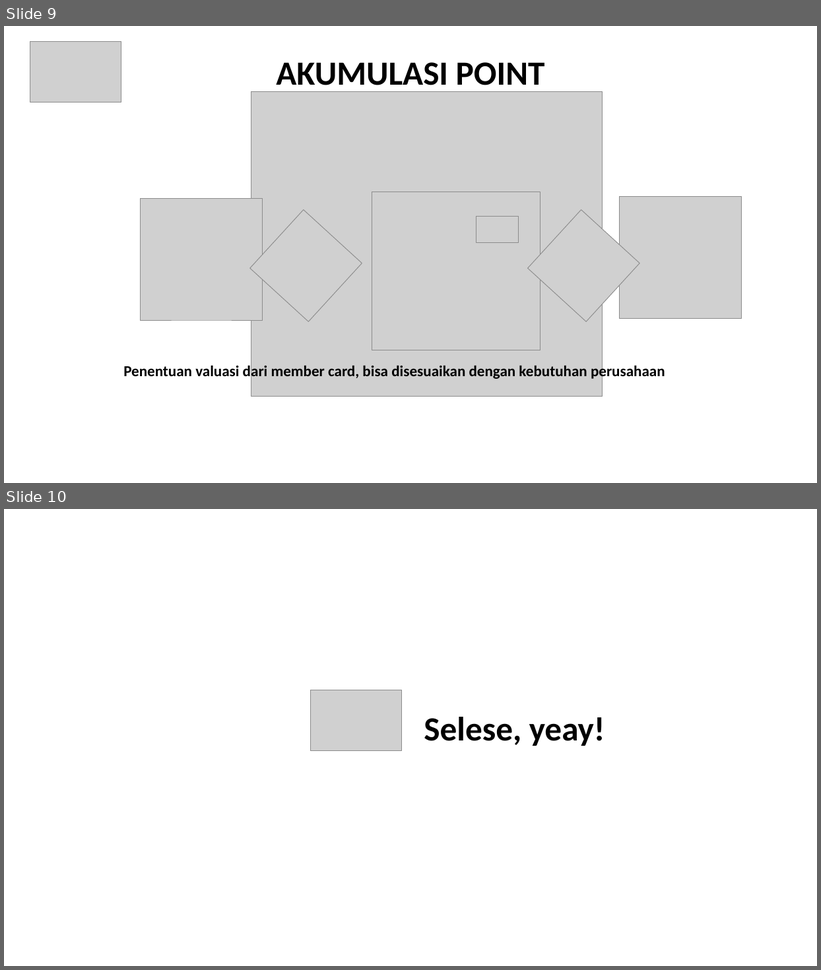
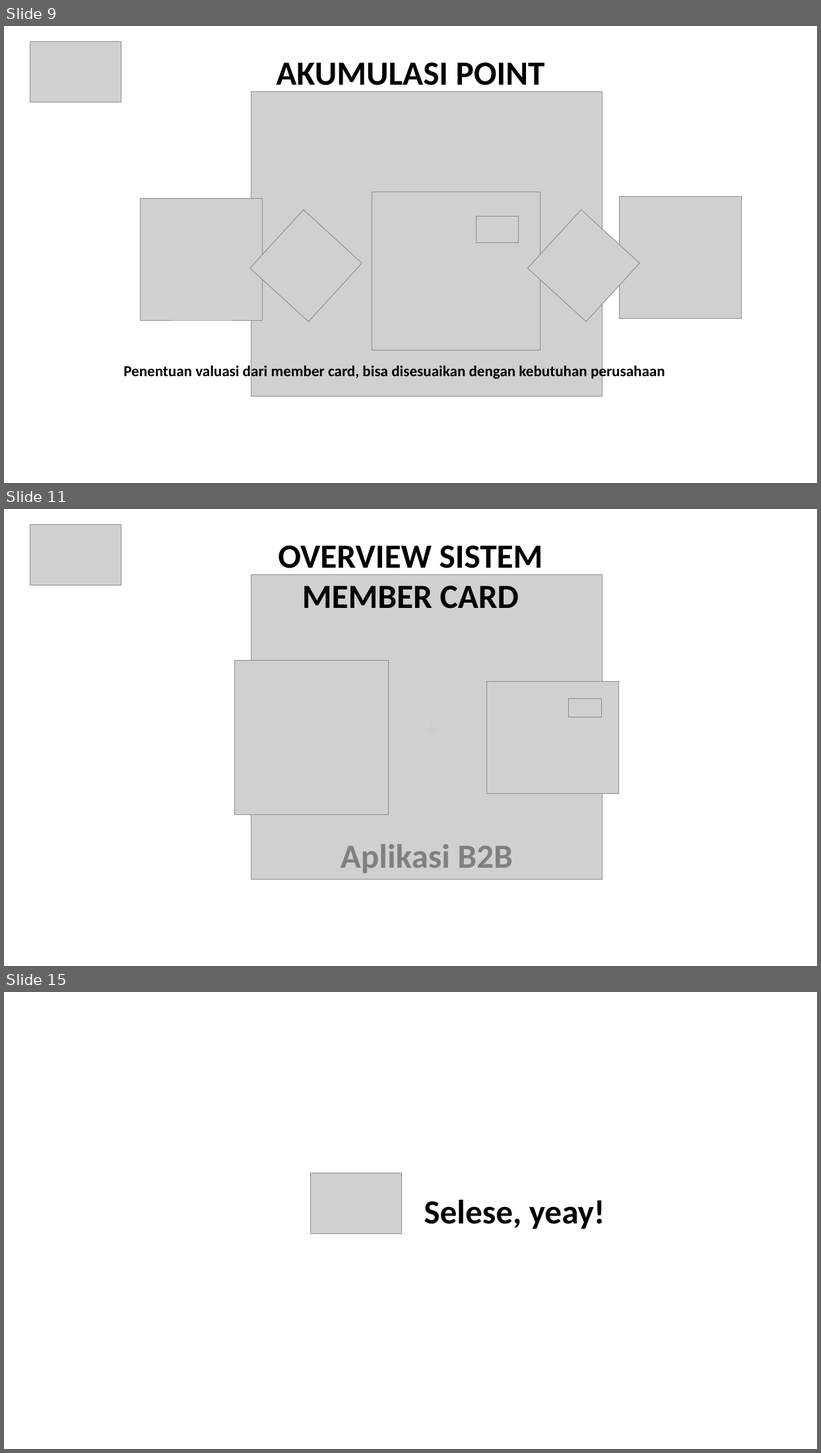
Before and after one commit to gunadermawan/curriculumVitae, a slide deck: mitraIntegra/projecct/Member card SMI.pptx. Shown one above the other, each under a label of ours: slides 9 and 10 before the commit, slides 9, 11 and 15 after it; the slides between them are not shown. The pictures are 821x970 and 821x1453 pixels, drawn with LibreOffice and Linux fonts; fonts in the diff are those of the drawing; grey boxes stand for pictures. Boxes give left, top, right and bottom in pixels: in the first picture for what was removed or moved away, otherwise in the second. Text is boxed around its words. In the diff, an @@ line names an element or a change of style, - is before the commit and + after.

```diff
--- a/mitraIntegra/projecct/Member card SMI.pptx
+++ b/mitraIntegra/projecct/Member card SMI.pptx
@@ slide 11 added at (4, 509, 817, 966), background #FFFFFF @@
@@ picture added at (30, 524, 121, 586) @@
@@ text added at (278, 545, 543, 609), 40 pt, text #000000, bold @@
+OVERVIEW SISTEM MEMBER CARD
@@ picture added at (251, 575, 602, 880) @@
@@ picture added at (234, 661, 388, 815) @@
@@ picture added at (486, 682, 619, 794) @@
@@ text added at (417, 704, 448, 751), 40 pt, text #CDCDCD, bold @@
++
@@ picture added at (569, 698, 602, 718) @@
@@ text added at (341, 844, 512, 873), 40 pt, text #808080, bold @@
+Aplikasi B2B
@@ what was slide 10 is now slide 15 @@
```
Also in this commit, not shown: 4 other slides added, 11 other files.
